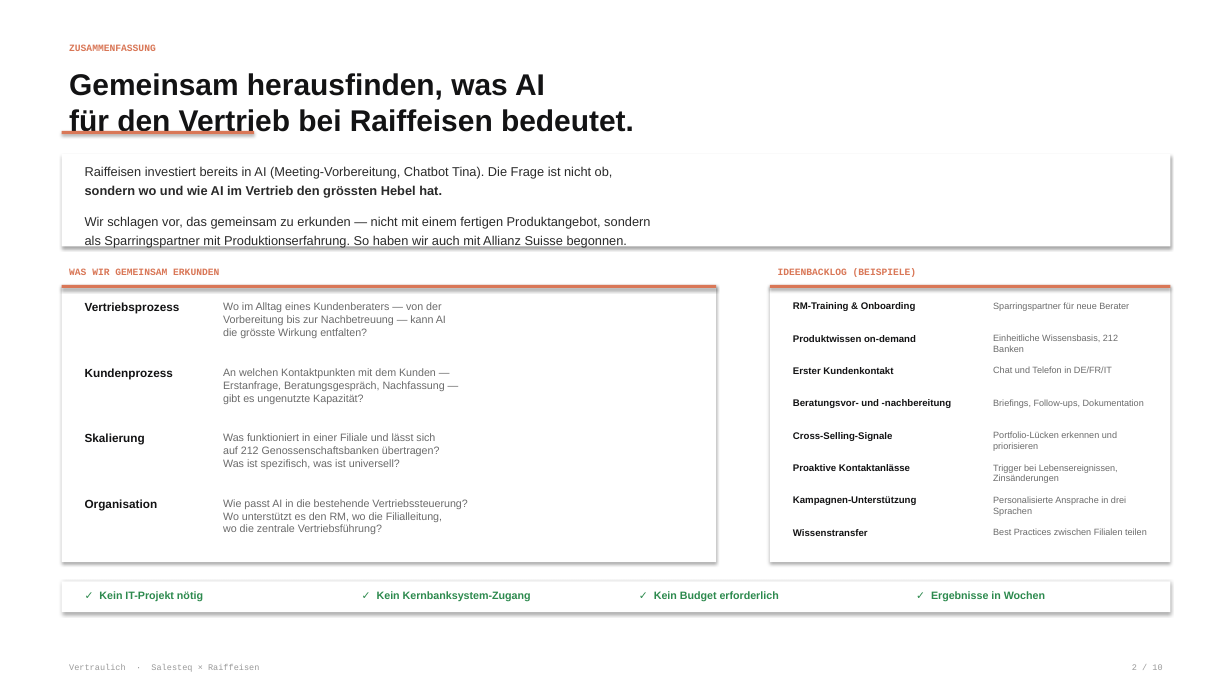
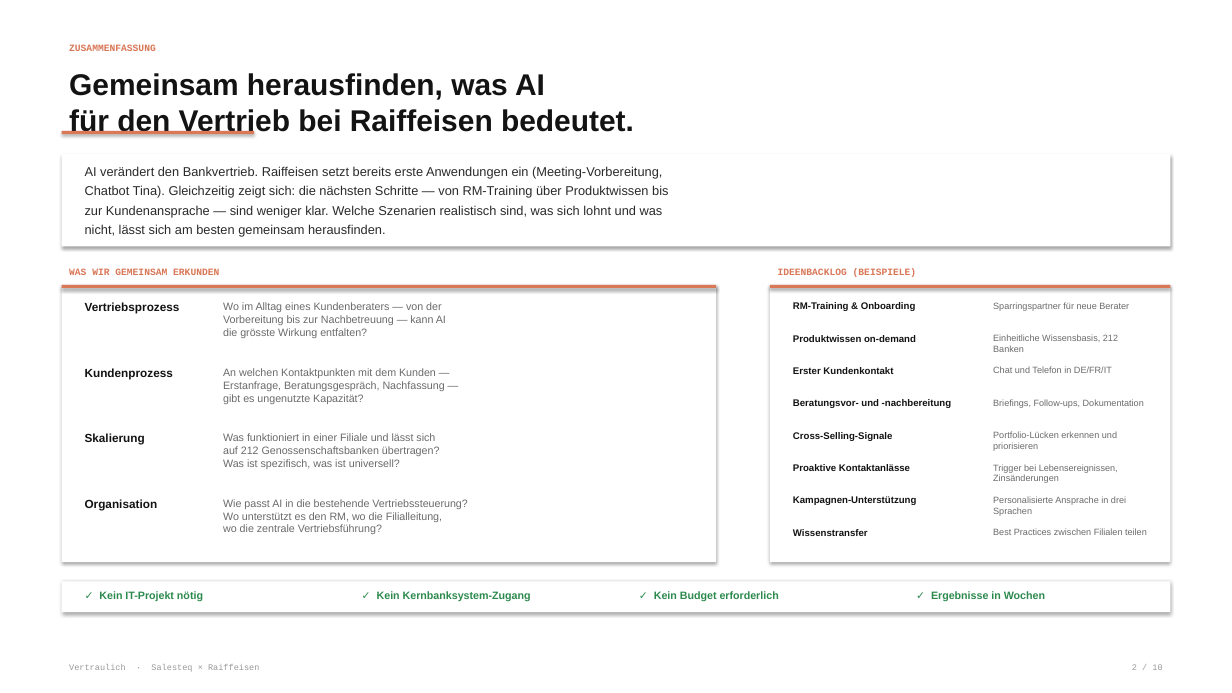
Before and after one commit to Salesteq-Research/deck, a slide deck: slide 2 of Salesteq-Raiffeisen-Scenario-Branded.pptx. Drawn at 1232x693 pixels with LibreOffice and Linux fonts; fonts in the diff are those of the drawing. Boxes give left, top, right and bottom in pixels: in the first picture for what was removed or moved away, otherwise in the second. Text is boxed around its words. In the diff, an @@ line names an element or a change of style, - is before the commit and + after.

```diff
--- a/Salesteq-Raiffeisen-Scenario-Branded.pptx
+++ b/Salesteq-Raiffeisen-Scenario-Branded.pptx
@@ text at <box>85,166,668,237</box>: text changed @@
-Raiffeisen investiert bereits in AI (Meeting-Vorbereitung, Chatbot Tina). Die Frage ist nicht ob,
-sondern wo und wie AI im Vertrieb den grössten Hebel hat.
-Wir schlagen vor, das gemeinsam zu erkunden — nicht mit einem fertigen Produktangebot, sondern
-als Sparringspartner mit Produktionserfahrung. So haben wir auch mit Allianz Suisse begonnen.
+AI verändert den Bankvertrieb. Raiffeisen setzt bereits erste Anwendungen ein (Meeting-Vorbereitung,
+Chatbot Tina). Gleichzeitig zeigt sich: die nächsten Schritte — von RM-Training über Produktwissen bis
+zur Kundenansprache — sind weniger klar. Welche Szenarien realistisch sind, was sich lohnt und was
+nicht, lässt sich am besten gemeinsam herausfinden.
```
Also in this commit, not shown: 1 other file.
